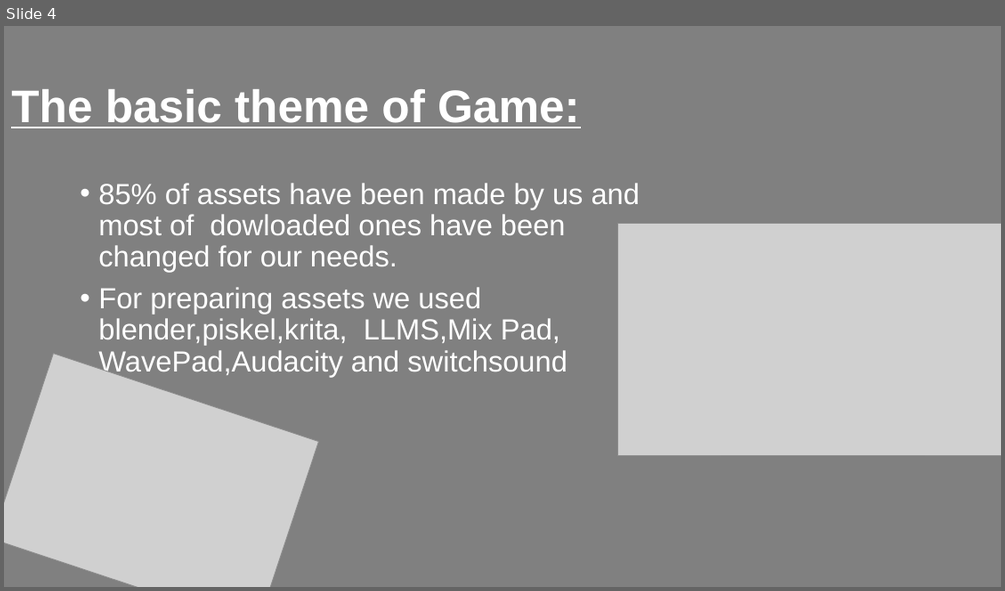
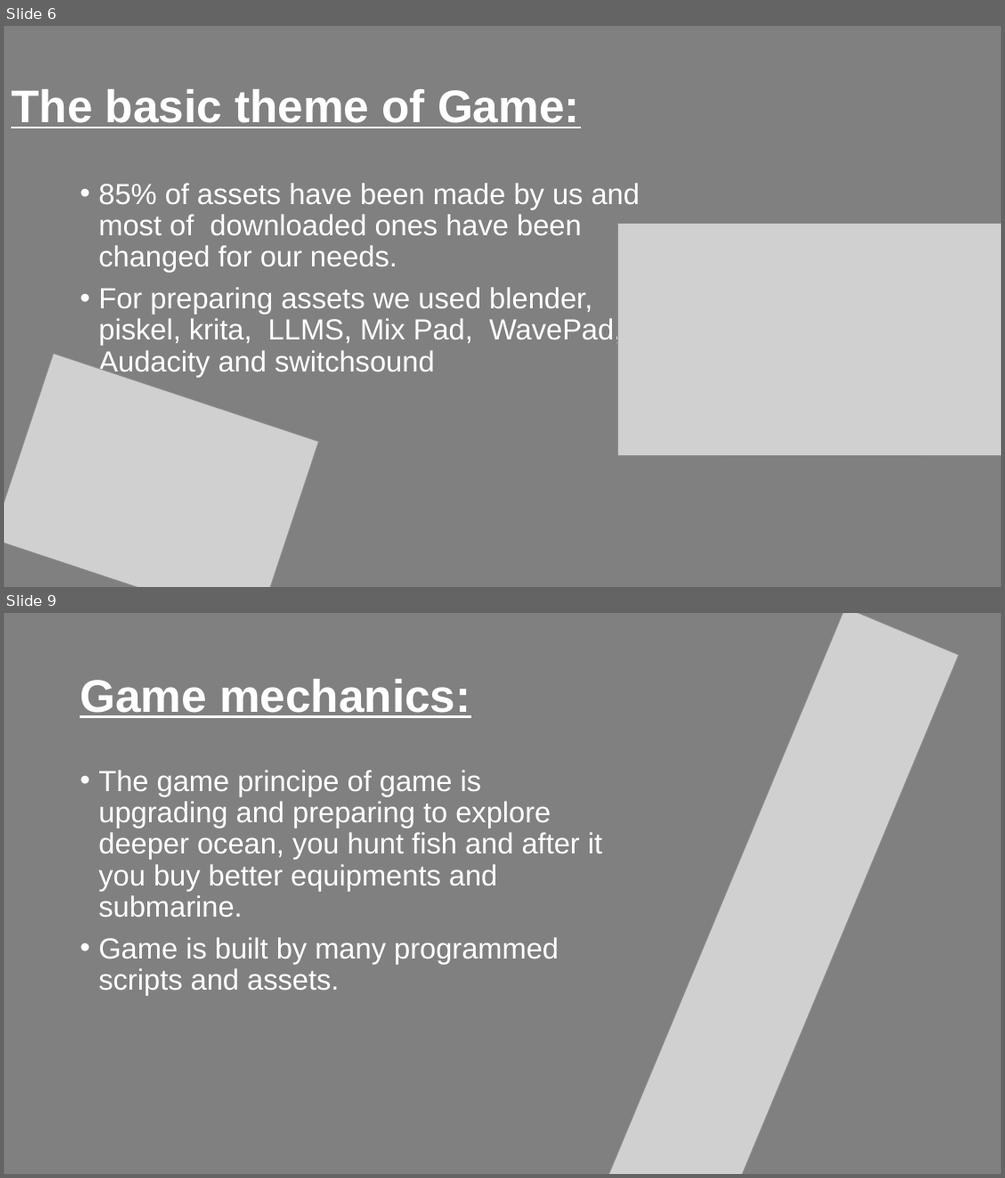
Before and after one commit to patoooplech/presovcata, a slide deck: beneathadventure.pptx. Shown one above the other, each under a label of ours: slide 4 before the commit, slides 6 and 9 after it; the slides between them are not shown. The pictures are 1005x591 and 1005x1178 pixels, drawn with LibreOffice and Linux fonts; fonts in the diff are those of the drawing; grey boxes stand for pictures; background and template pictures are left out; a plain dark background stands for a picture behind light text. Boxes give left, top, right and bottom in pixels: in the first picture for what was removed or moved away, otherwise in the second. Text is boxed around its words. In the diff, an @@ line names an element or a change of style, - is before the commit and + after.

```diff
--- a/beneathadventure.pptx
+++ b/beneathadventure.pptx
@@ slide 9 added at (x1=4, y1=613, x2=1001, y2=1174), background picture (left out) @@
@@ rectangle added at (x1=4, y1=613, x2=1001, y2=1174), fill #808080 @@
@@ picture added at (x1=603, y1=613, x2=958, y2=1174) @@
@@ title added at (x1=80, y1=679, x2=470, y2=718), 44 pt, text #FFFFFF, bold, underline @@
+Game mechanics:
@@ text added at (x1=98, y1=770, x2=602, y2=995), 28 pt, text #FFFFFF @@
+• The game principe of game is upgrading and preparing to explore deeper ocean, you hunt fish and after it you buy better equipments and submarine.
+• Game is built by many programmed scripts and assets.
@@ what was slide 4 is now slide 6 @@
@@ slide 6 changed as well @@
@@ background #FFFFFF to picture (left out) @@
@@ text at (x1=98, y1=183, x2=639, y2=377): text changed @@
-• 85% of assets have been made by us and most of dowloaded ones have been changed for our needs.
-• For preparing assets we used blender,piskel,krita, LLMS,Mix Pad, WavePad,Audacity and switchsound
+• 85% of assets have been made by us and most of downloaded ones have been changed for our needs.
+• For preparing assets we used blender, piskel, krita, LLMS, Mix Pad, WavePad, Audacity and switchsound
```
Also in this commit, not shown: 4 other slides changed, 4 other slides added, 4 slides removed, 1 other file.
